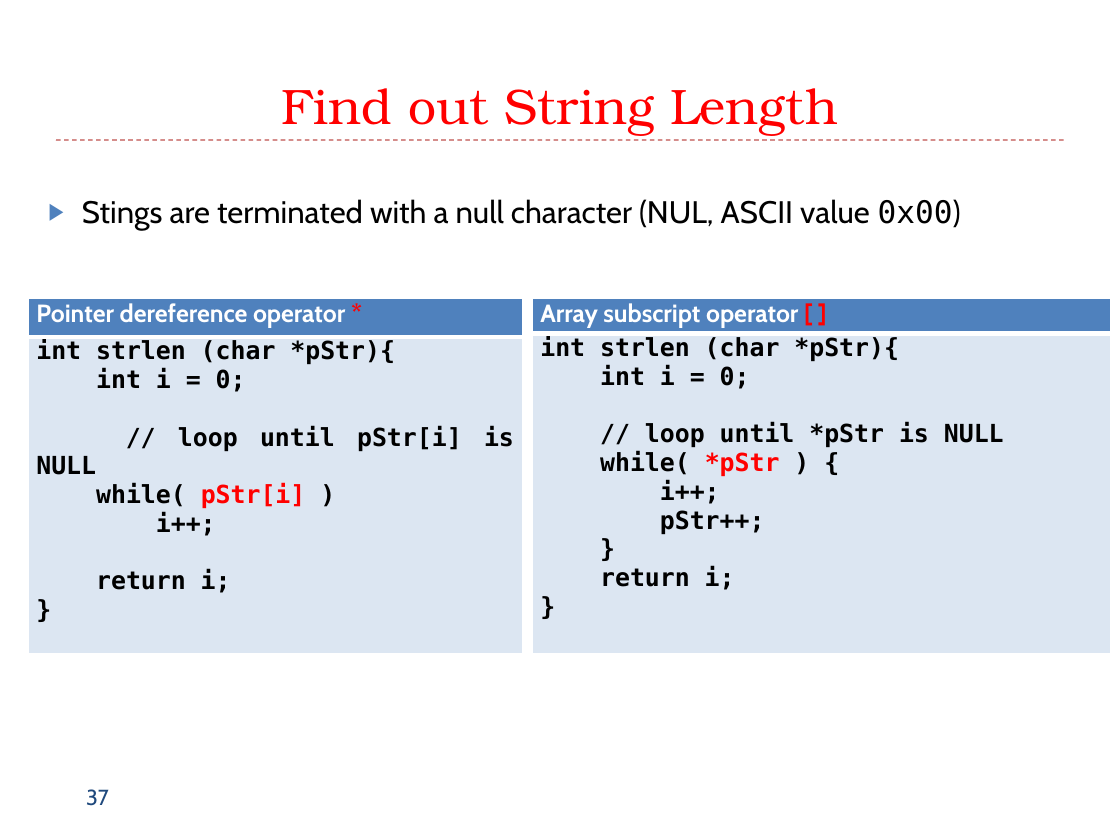
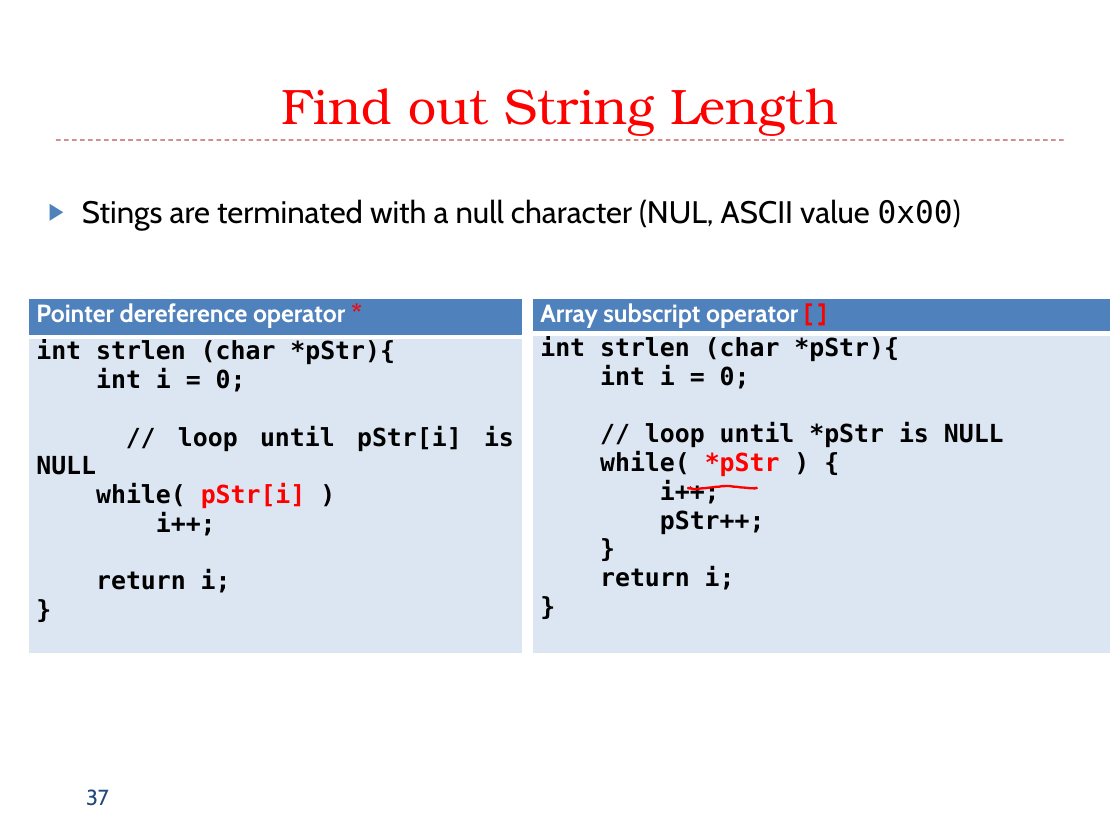
Before and after one commit to guhofstra/CSC111Fa25, a slide deck: slide 37 of PPTs/L1 Data Representation.pptx. Drawn at 1120x840 pixels with LibreOffice and Linux fonts; fonts in the diff are those of the drawing. Boxes give left, top, right and bottom in pixels: in the first picture for what was removed or moved away, otherwise in the second. Text is boxed around its words. In the diff, an @@ line names an element or a change of style, - is before the commit and + after.

```diff
--- a/PPTs/L1 Data Representation.pptx
+++ b/PPTs/L1 Data Representation.pptx
@@ freeform shape added at (689, 486, 758, 489), outline #FF0000 1.5 pt @@
@@ freeform shape added at (690, 487, 691, 487), outline #FF0000 1.5 pt @@
@@ freeform shape added at (690, 487, 690, 488), outline #FF0000 1.5 pt @@
```
Also in this commit, not shown: 10 other slides changed, 1 other file.
